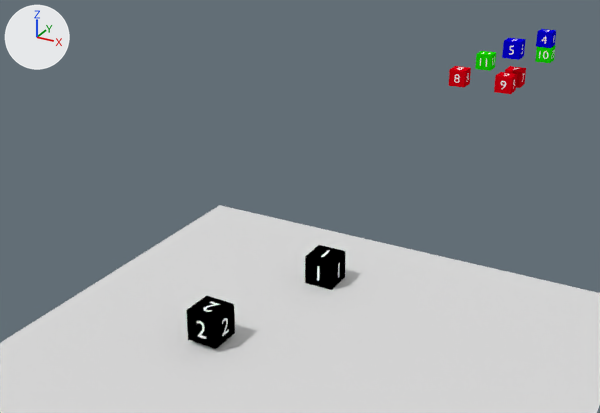
A saved change to the Blender file blender_project/blocks_world.blend.
Rendered twice from a camera (50 mm lens) standing at (9.8, -17.7, 13.6) and looking at (-7.6, 14.0, -2.2). Arrows for +X, +Y and +Z are at upper left; the lights stay in place.
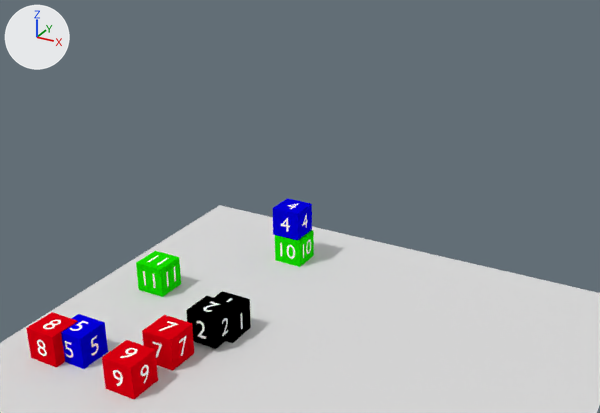
What changed in the scene script:
```text
Change ob_cube:
    ob_cube.location: (-1.39, 4.5, 0.5) -> (-2.51, 0.23, 0.5)
Change ob_cube_002:
    ob_cube_002.location: (-2.56, 39.13, 1.51) -> (-3.18, 5.44, 1.51)
Change ob_cube_003:
    ob_cube_003.location: (-2.52, 30.8, 2.5) -> (-5.47, -2.89, 0.48)
Change ob_cube_004:
    ob_cube_004.location: (-2.57, 31.92, 0.53) -> (-3.2, -1.77, 0.53)
Change ob_cube_005:
    ob_cube_005.location: (-5.56, 30.48, 0.5) -> (-6.19, -3.21, 0.5)
Change ob_cube_006:
    ob_cube_006.location: (-2.69, 30.37, 0.51) -> (-3.32, -3.32, 0.51)
Change ob_cube_10:
    ob_cube_10.location: (-2.48, 39.13, 0.49) -> (-3.11, 5.44, 0.49)
Change ob_cube_11:
    ob_cube_11.location: (-5.37, 35.1, 0.52) -> (-5.99, 1.41, 0.52)
```

Where the change shows, as pixel boxes [x1, y1, x2, y2] in the pictures (600 x 413 px):
'Cube.006', moved
    before: [494, 72, 517, 94]
    after: [102, 340, 158, 399]
'Cube', moved
    before: [305, 245, 346, 290]
    after: [214, 291, 251, 343]
'Cube.003', moved
    before: [502, 38, 526, 60]
    after: [61, 314, 108, 369]
'Cube.004', moved
    before: [505, 66, 526, 88]
    after: [142, 315, 194, 370]
'Cube.005', moved
    before: [449, 66, 471, 88]
    after: [26, 312, 78, 367]
'Cube 11', moved
    before: [475, 51, 496, 71]
    after: [136, 251, 181, 297]
'Cube.002', moved
    before: [536, 29, 556, 48]
    after: [272, 198, 312, 240]
'Cube 10', moved
    before: [535, 45, 556, 63]
    after: [275, 230, 314, 267]
